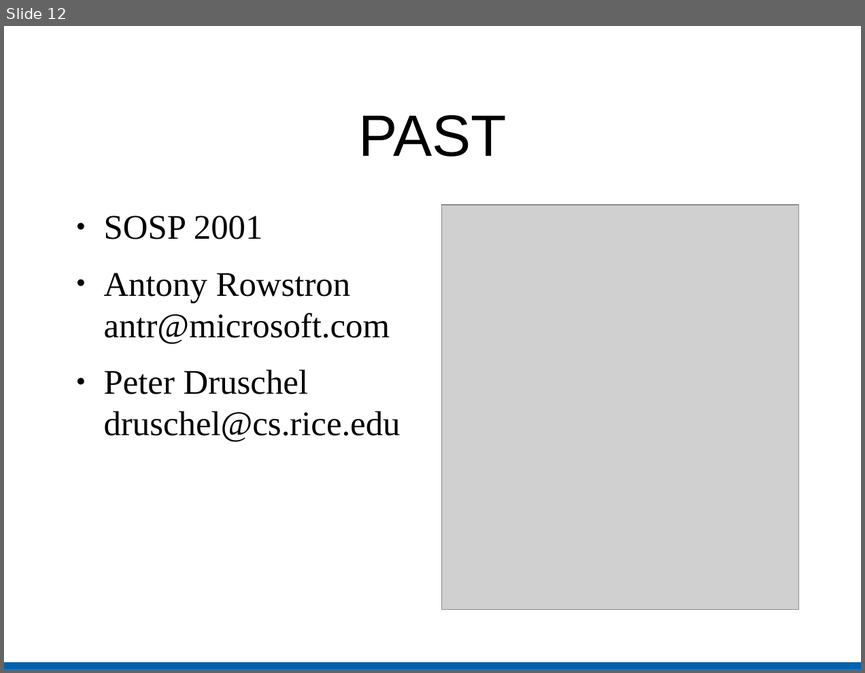
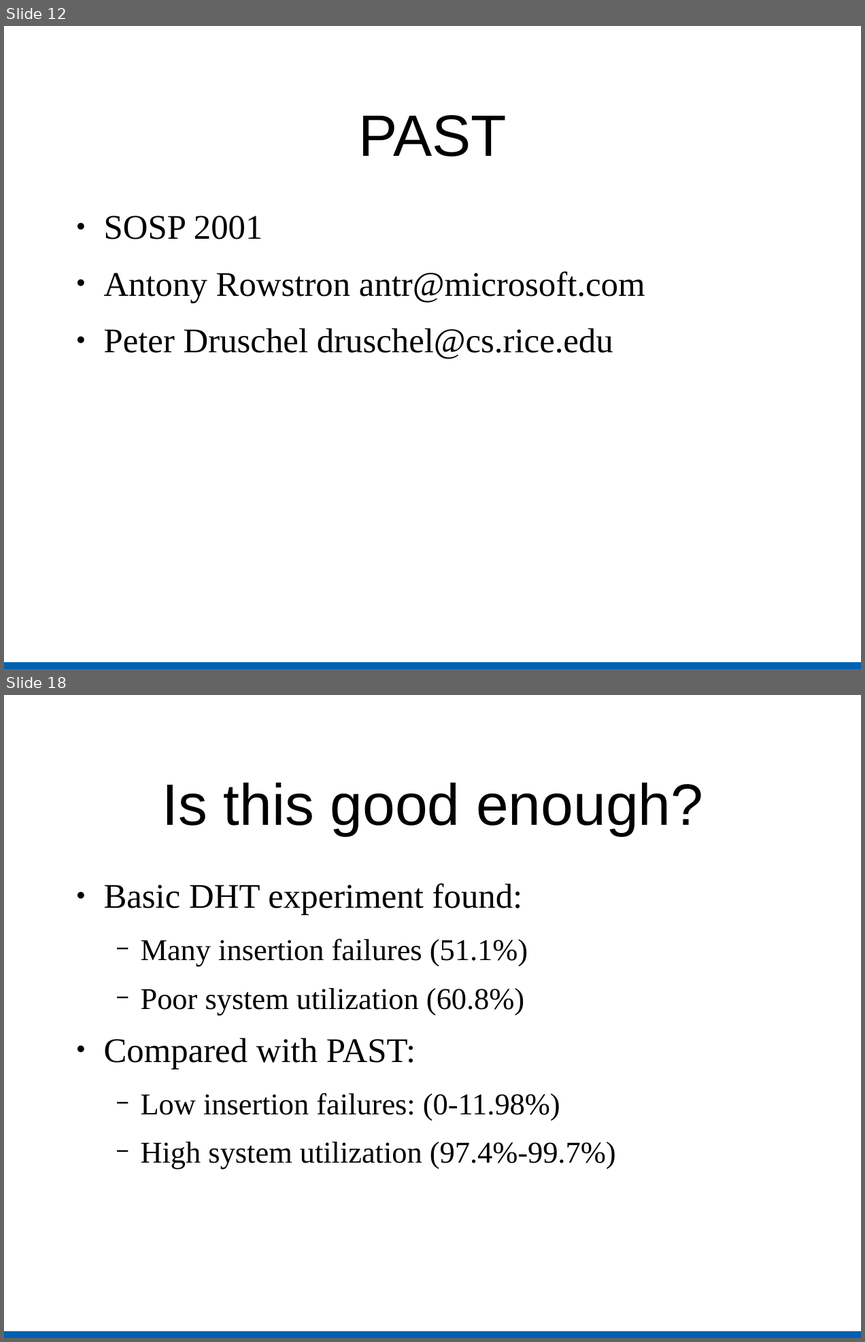
Before and after one commit to cs525-koala/documents, a slide deck: p2p/usenet_and_past.odp. Shown one above the other, each under a label of ours: slide 12 before the commit, slides 12 and 18 after it; the slides between them are not shown. The pictures are 865x673 and 865x1342 pixels, drawn with LibreOffice and Linux fonts; fonts in the diff are those of the drawing; grey boxes stand for pictures. Boxes give left, top, right and bottom in pixels: in the first picture for what was removed or moved away, otherwise in the second. Text is boxed around its words. In the diff, an @@ line names an element or a change of style, - is before the commit and + after.

Commit message:
p2p: first draft of PAST slides, going back to usenet...

```diff
--- a/p2p/usenet_and_past.odp
+++ b/p2p/usenet_and_past.odp
@@ slide 18 added at <box>4,695,861,1338</box>, background #FFFFFF; not listed: 1 template element that a slide beside it also shows @@
@@ title added at <box>162,783,703,836</box>, 54 pt, text #000000 @@
+Is this good enough?
@@ text added at <box>104,883,616,1169</box>, 28 pt, text #000000 @@
+● Basic DHT experiment found:
+  − Many insertion failures (51.1%)
+  − Poor system utilization (60.8%)
+● Compared with PAST:
+  − Low insertion failures: (0-11.98%)
+  − High system utilization (97.4%-99.7%)
@@ slide 12 changed as well @@
@@ text "SOSP 2001" rewrapped from <box>104,216,400,442</box> to <box>104,216,645,359</box> @@
@@ picture removed at <box>442,205,799,610</box> @@
```
Also in this commit, not shown: 9 other slides changed, 22 other slides added, 2 slides removed.
